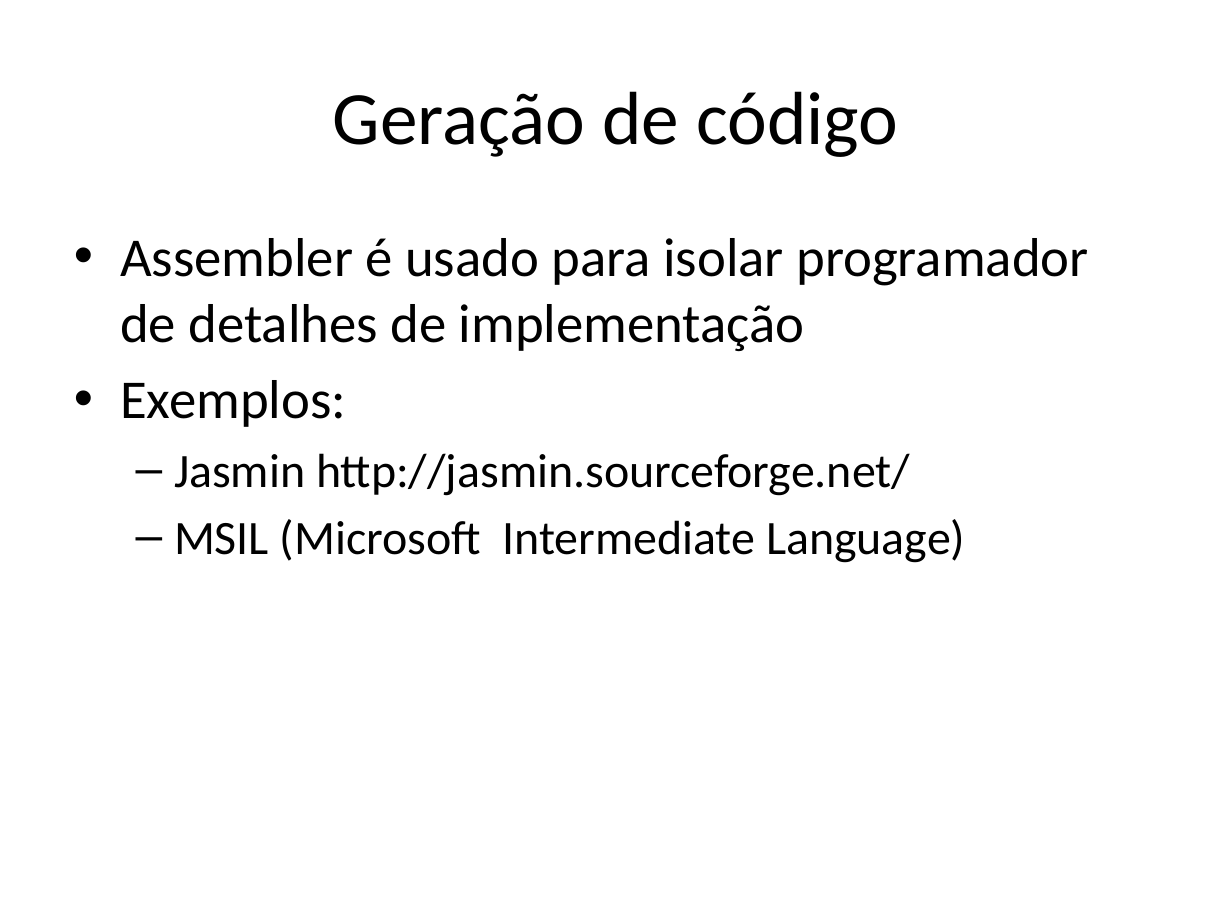
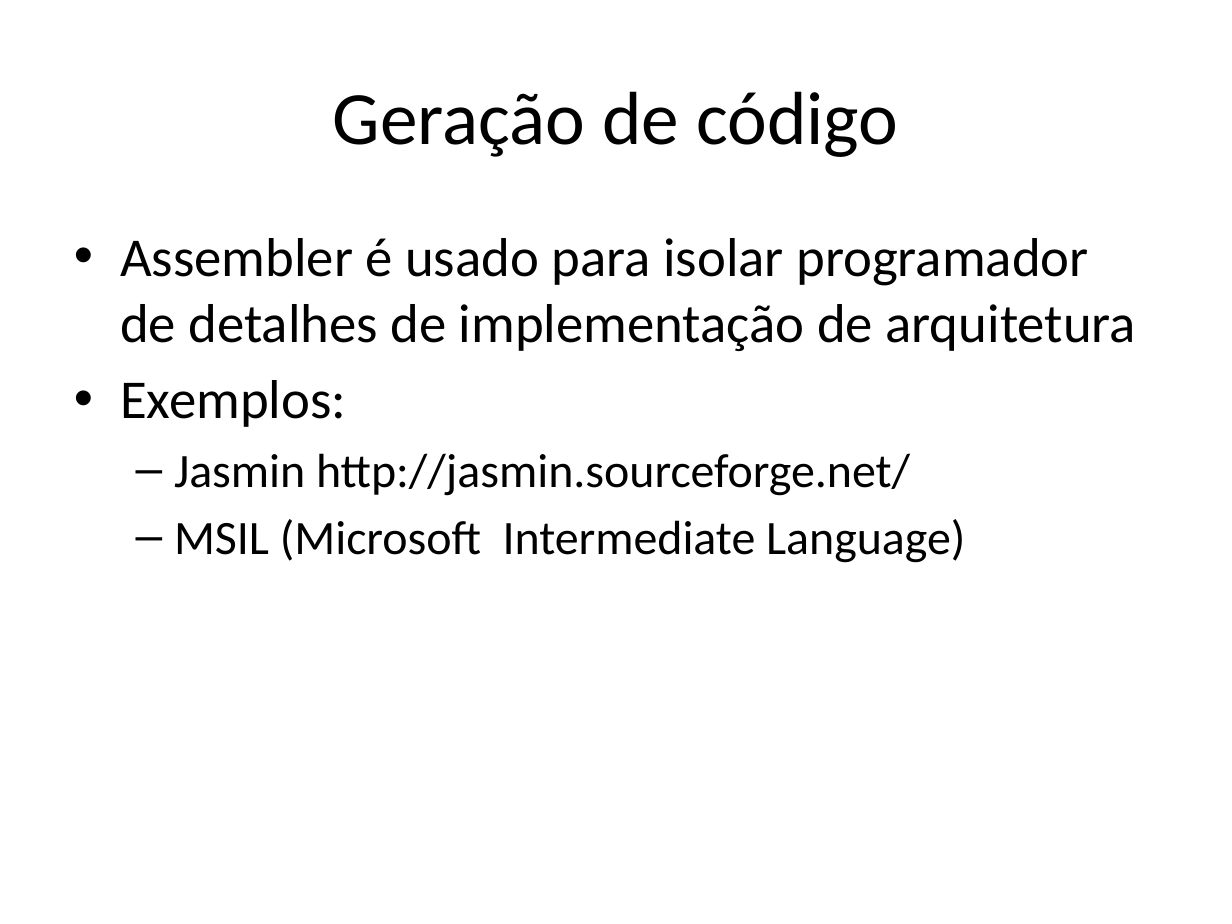
Before and after one commit to damorim/compilers-cin, a slide deck: slide 59 of slides-aulas/ambiente-exec-e-geracao-codigo.pptx. Drawn at 1232x924 pixels with LibreOffice and Linux fonts; fonts in the diff are those of the drawing. Boxes give left, top, right and bottom in pixels: in the first picture for what was removed or moved away, otherwise in the second. Text is boxed around its words. In the diff, an @@ line names an element or a change of style, - is before the commit and + after.

```diff
--- a/slides-aulas/ambiente-exec-e-geracao-codigo.pptx
+++ b/slides-aulas/ambiente-exec-e-geracao-codigo.pptx
@@ text at (120,238,1136,351): text changed @@
-• Assembler é usado para isolar programador de detalhes de implementação
+• Assembler é usado para isolar programador de detalhes de implementação de arquitetura
```
Also in this commit, not shown: 2 other slides changed, 2 other files.
